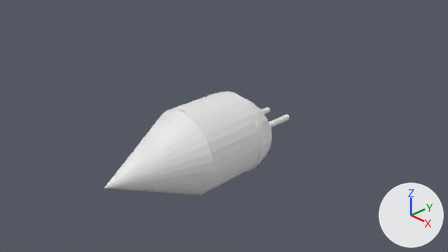
The Blender file ARCSEducation/Assets/Resources/Models/CorrectLogicalORModel.blend, before and after one commit.
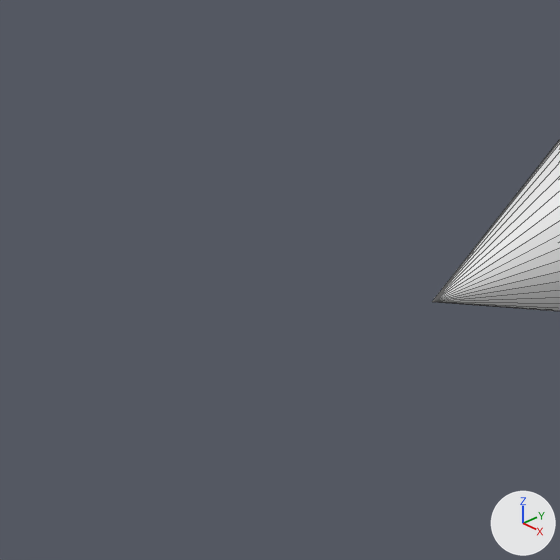
Old and new are each drawn from the file's camera 'Camera' and again close up on the part from 0% to 30% of the width and 46% to 99% of the height. Arrows for +X, +Y and +Z are at lower right; the lights stay in place. The close-ups show mesh edges as thin lines.

Before the edit, the objects in view are built like this:
```python
me_cylinder = bpy.data.meshes.new('Cylinder')
me_cylinder.from_pydata(...)  # 968 vertices, 791 faces, 17 loose edges; spans x -1.0..1.02, y -1.0..1.02, z -4.04..3.53
ob_cylinder = bpy.data.objects.new('Cylinder', me_cylinder)
ob_cylinder.location = (0.007, 0.008, 0.002)
ob_cylinder.rotation_euler = (-1.57, 0.0, 0.0)  # degrees (-90, 0, 0)
ob_cylinder.scale = (1.0, 1.0, 0.67)
```
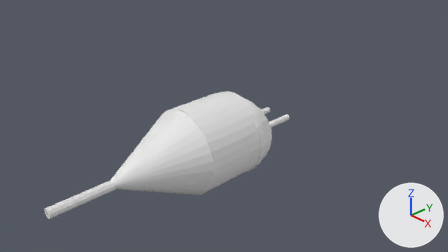
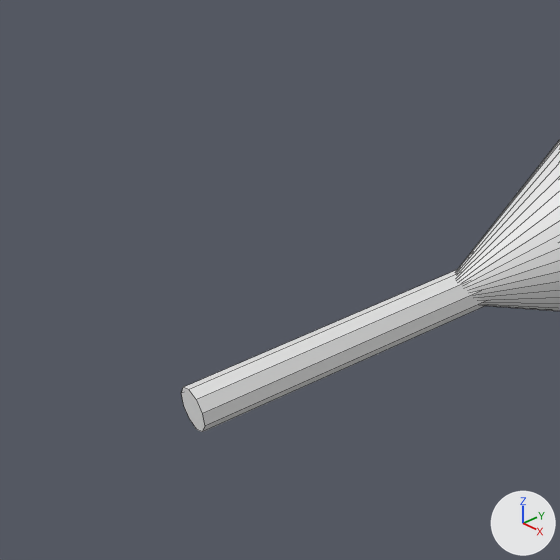
Pixel boxes (x1, y1, x2, y2) of what changed, in the close-ups (560 x 560 px):
```json
{"object": "Cylinder", "change": "reshaped", "before": [432, 140, 560, 311], "after": [181, 140, 560, 432]}
{"part": 1, "of": "me_cylinder", "change": "added", "after": [181, 270, 485, 432]}
```

The change, as JSON lines over the scene's bpy script:
```json
{"block": "me_cylinder", "where": "me_cylinder.from_pydata(...)  # 968 vertices, 791 faces, 17 loose edges; spans x -1.0..1.02, y -1.0..1.02, z -4.04..3.53"}
{"block": "me_cylinder", "where": "# used by ob_cylinder; location = (0.007, 0.008, 0.002); rotation_euler = (-1.57, 0.0, 0.0), in degrees (-90, 0, 0); scale = (1.0, 1.0, 0.67)"}
{"block": "me_cylinder", "change": "me_cylinder part 1: a new loose piece, a 10-sided cylinder along z spanning x -0.09..0.11, y -0.07..0.14, z -5.79..-3.37"}
```
